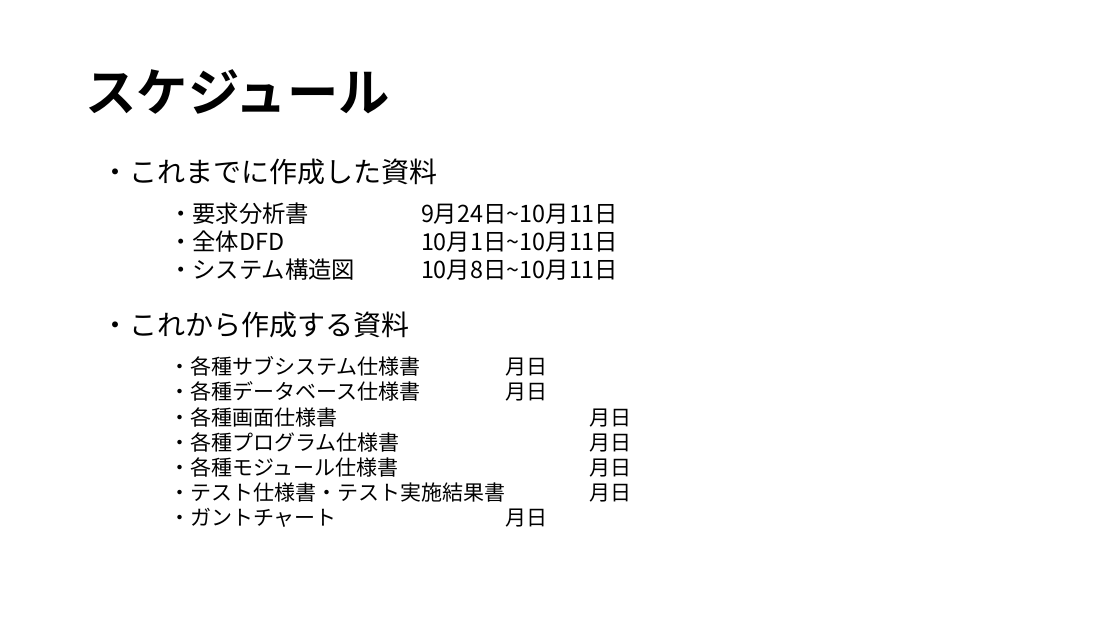
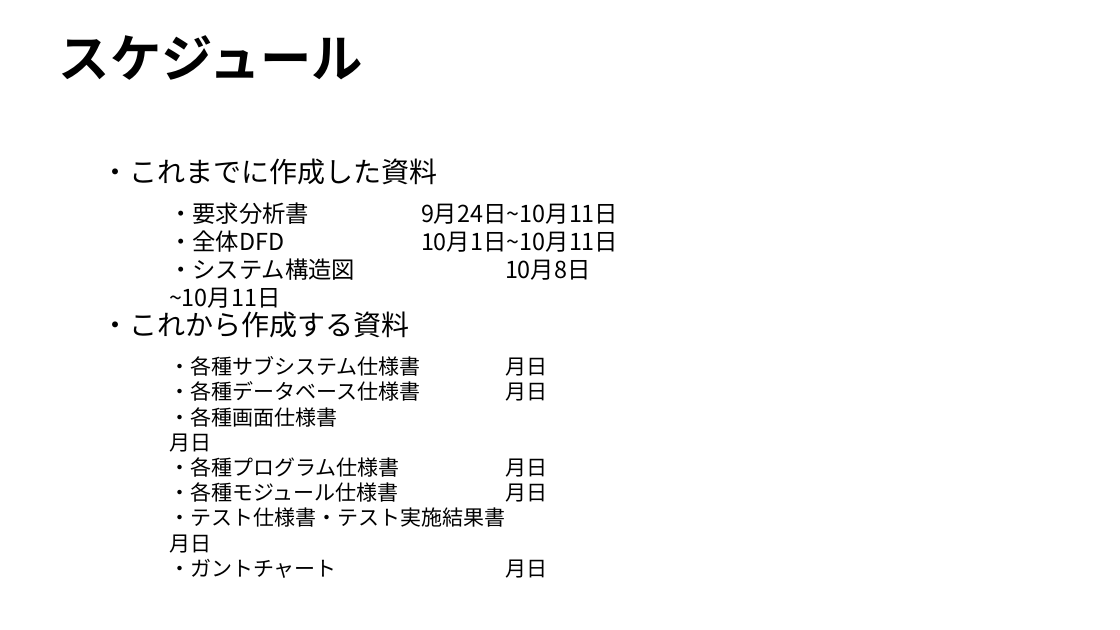
Before and after one commit to Yamanin3/system-devel, a slide deck: slide 7 of 企画発表プレゼンテーション.pptx. Drawn at 1120x630 pixels with LibreOffice and Linux fonts; fonts in the diff are those of the drawing; background and template pictures are left out. Boxes give left, top, right and bottom in pixels: in the first picture for what was removed or moved away, otherwise in the second. Text is boxed around its words. In the diff, an @@ line names an element or a change of style, - is before the commit and + after.

```diff
--- a/企画発表プレゼンテーション.pptx
+++ b/企画発表プレゼンテーション.pptx
@@ title "スケジュール": place and size @@
-title "スケジュール" at <box>85,69,389,114</box>
+title "スケジュール" at <box>59,35,363,80</box>
@@ text "・要求分析書 9月24日~10月11日" rewrapped from <box>169,202,618,280</box> to <box>169,202,591,280</box> @@
@@ text "・各種サブシステム仕様書 月日" rewrapped from <box>169,356,547,527</box> to <box>169,356,547,578</box> @@
```
Also in this commit, not shown: 4 other slides changed.
